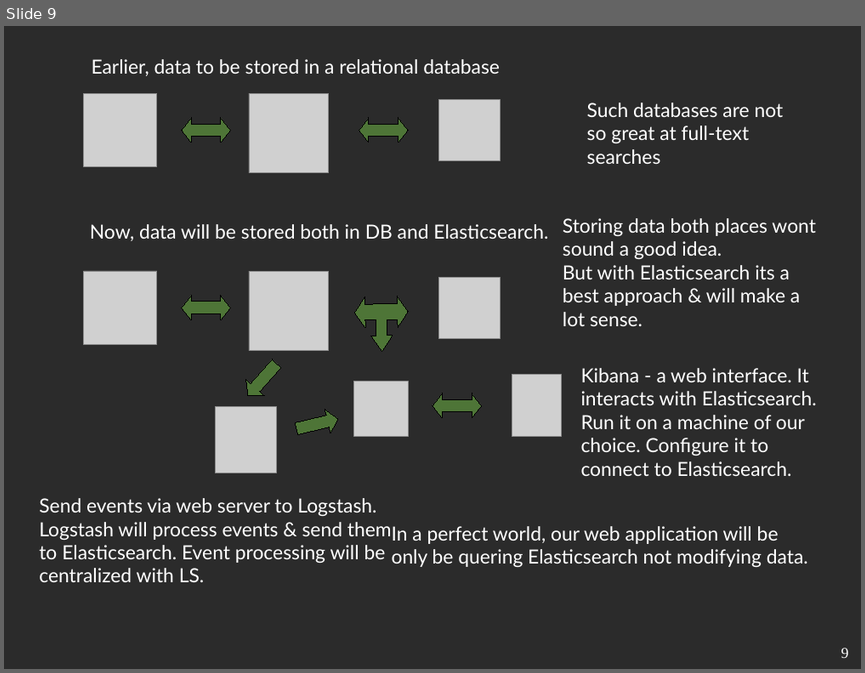
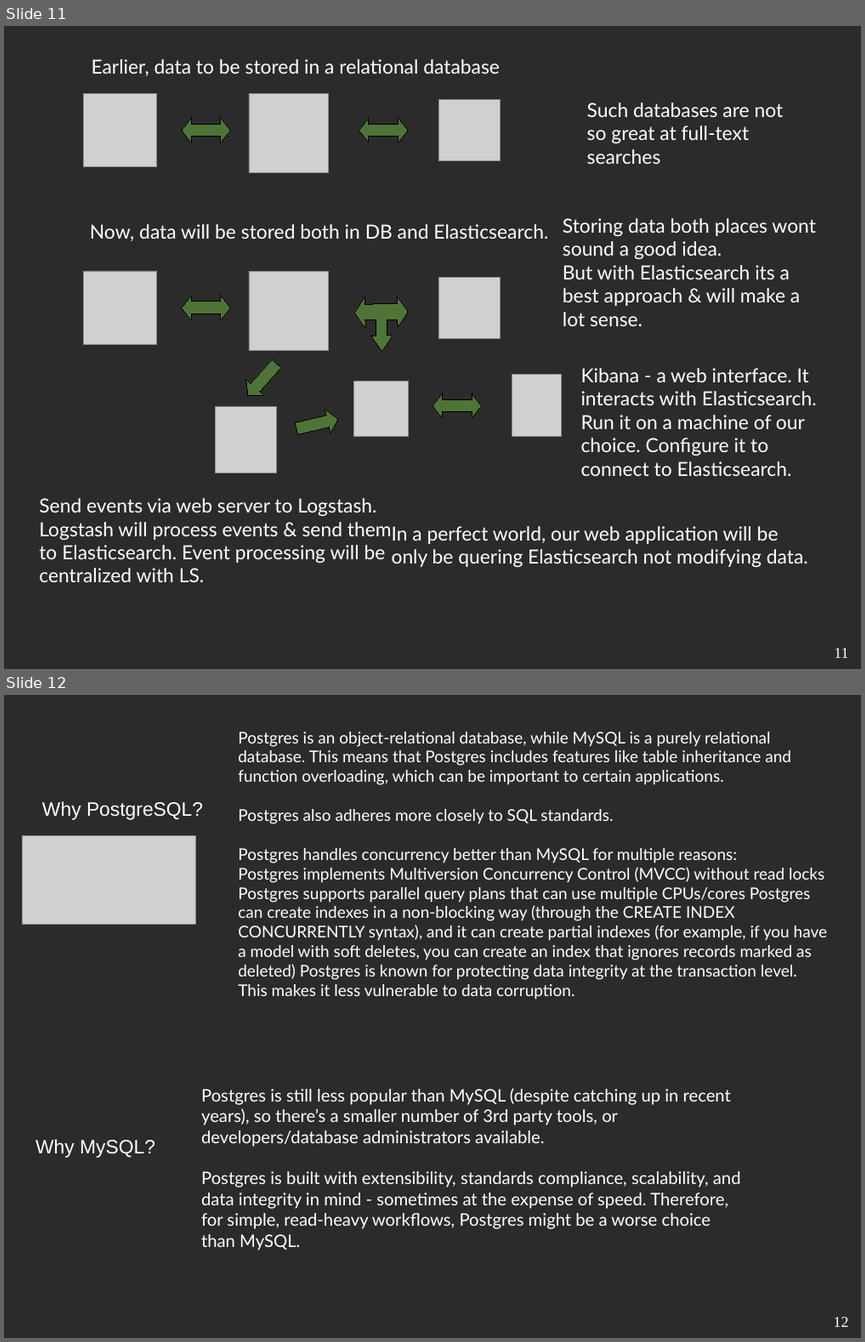
Before and after one commit to udaykarkera/udaykarkera.github.io, a slide deck: Future of the platform.odp. Shown one above the other, each under a label of ours: slide 9 before the commit, slides 11 and 12 after it. The pictures are 865x673 and 865x1342 pixels, drawn with LibreOffice and Linux fonts; fonts in the diff are those of the drawing; grey boxes stand for pictures; background and template pictures are left out; a plain dark background stands for a picture behind light text. Boxes give left, top, right and bottom in pixels: in the first picture for what was removed or moved away, otherwise in the second. Text is boxed around its words. In the diff, an @@ line names an element or a change of style, - is before the commit and + after.

```diff
--- a/Future of the platform.odp
+++ b/Future of the platform.odp
@@ slide 12 added at box(4, 695, 861, 1338), background picture (left out) @@
@@ text added at box(238, 732, 827, 999), 15 pt, text #FFFFFF @@
+Postgres is an object-relational database, while MySQL is a purely relational database. This means that Postgres includes features like table inheritance and function overloading, which can be important to certain applications.
+Postgres also adheres more closely to SQL standards.
+Postgres handles concurrency better than MySQL for multiple reasons:
+Postgres implements Multiversion Concurrency Control (MVCC) without read locks Postgres supports parallel query plans that can use multiple CPUs/cores Postgres can create indexes in a non-blocking way (through the CREATE INDEX CONCURRENTLY syntax), and it can create partial indexes (for example, if you have a model with soft deletes, you can create an index that ignores records marked as deleted) Postgres is known for protecting data integrity at the transaction level. This makes it less vulnerable to data corruption.
@@ text added at box(42, 801, 203, 820), 18 pt, text #FFFFFF @@
+Why PostgreSQL?
@@ picture added at box(23, 836, 196, 925) @@
@@ text added at box(201, 1088, 741, 1250), 16 pt, text #FFFFFF @@
+Postgres is still less popular than MySQL (despite catching up in recent years), so there’s a smaller number of 3rd party tools, or developers/database administrators available.
+Postgres is built with extensibility, standards compliance, scalability, and data integrity in mind - sometimes at the expense of speed. Therefore, for simple, read-heavy workflows, Postgres might be a worse choice than MySQL.
@@ text added at box(35, 1139, 155, 1157), 18 pt, text #FFFFFF @@
+Why MySQL?
@@ page number added at box(834, 1316, 849, 1327), 14 pt, text #FFFFFF @@
+12
@@ what was slide 9 is now slide 11 @@
@@ page number at box(834, 647, 848, 658): text changed @@
-9
+11
```
Also in this commit, not shown: 3 slides changed, 5 other slides added, 2 slides removed, 11 other files.
